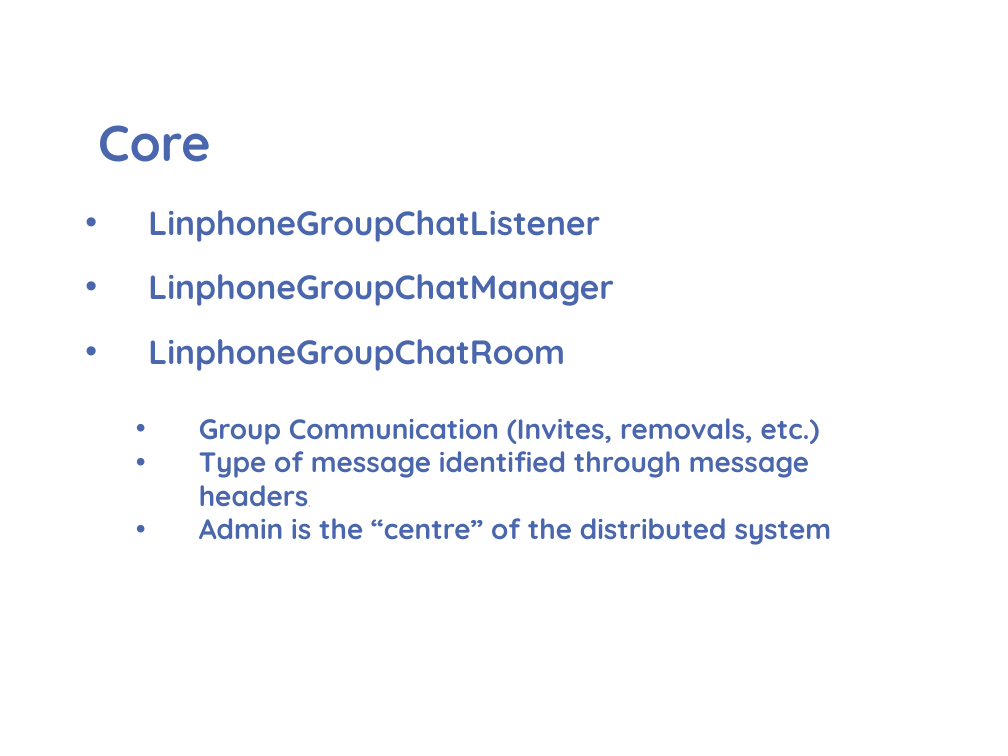
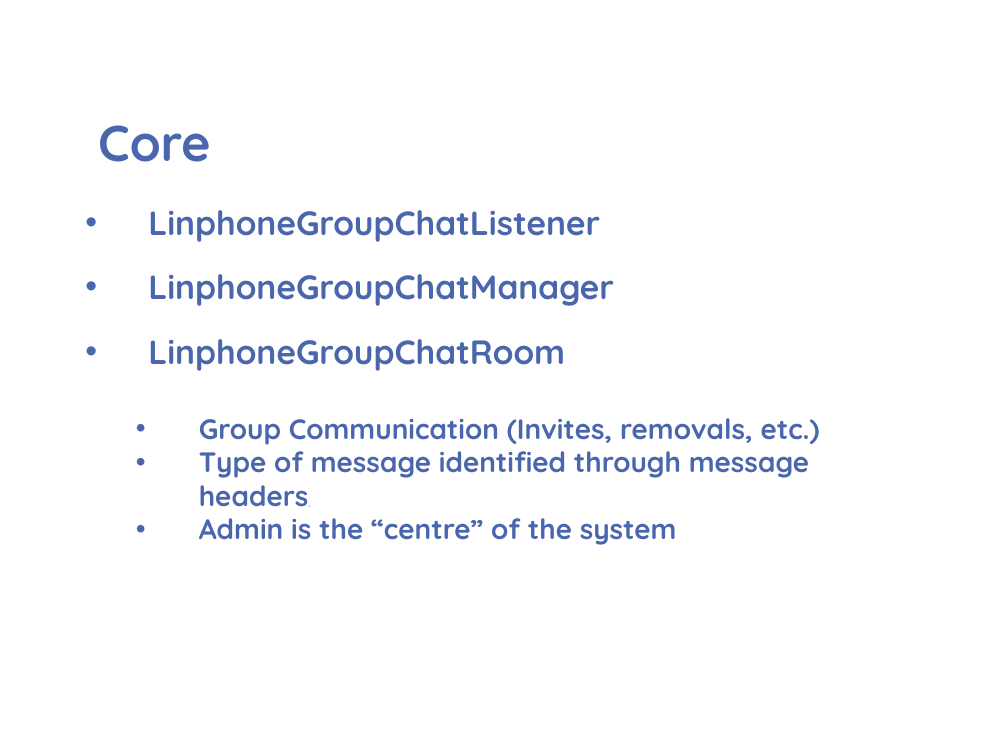
Before and after one commit to psengelke/linphone-android-group-chat, a slide deck: slide 5 of Project Documentation/Demos/Demo 03/Demo 03.pptx. Drawn at 1008x756 pixels with LibreOffice and Linux fonts; fonts in the diff are those of the drawing; background and template pictures are left out. Boxes give left, top, right and bottom in pixels: in the first picture for what was removed or moved away, otherwise in the second. Text is boxed around its words. In the diff, an @@ line names an element or a change of style, - is before the commit and + after.

Commit message:
Slide change

```diff
--- a/Project Documentation/Demos/Demo 03/Demo 03.pptx
+++ b/Project Documentation/Demos/Demo 03/Demo 03.pptx
@@ text at [199,518,677,545]: text changed @@
-  • Admin is the “centre” of the distributed system
+  • Admin is the “centre” of the system
```
Also in this commit, not shown: 2 other slides changed.
